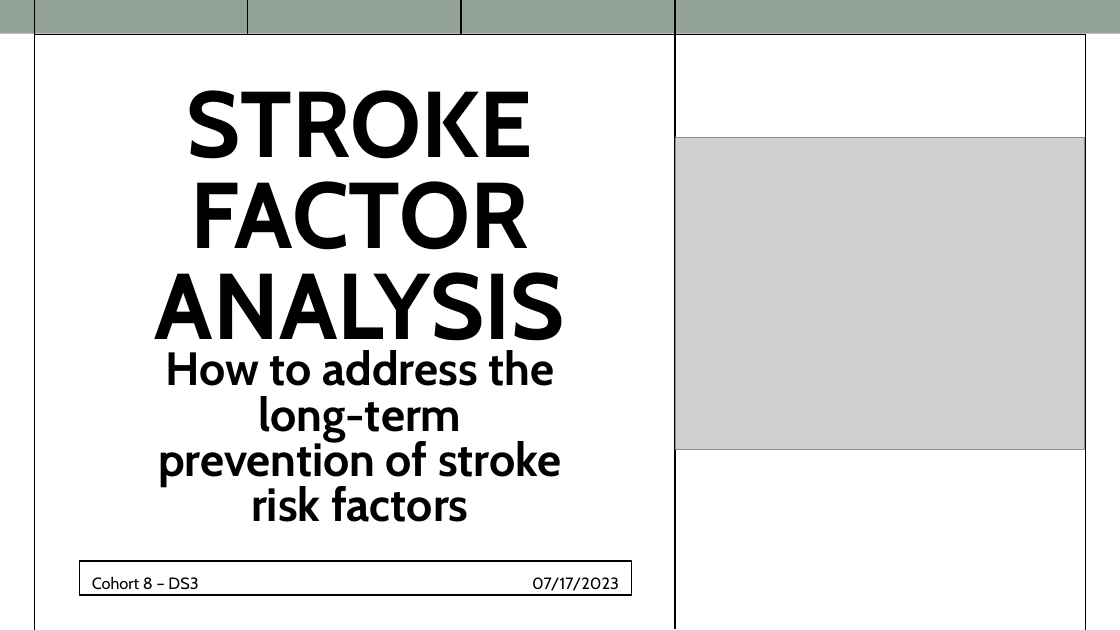
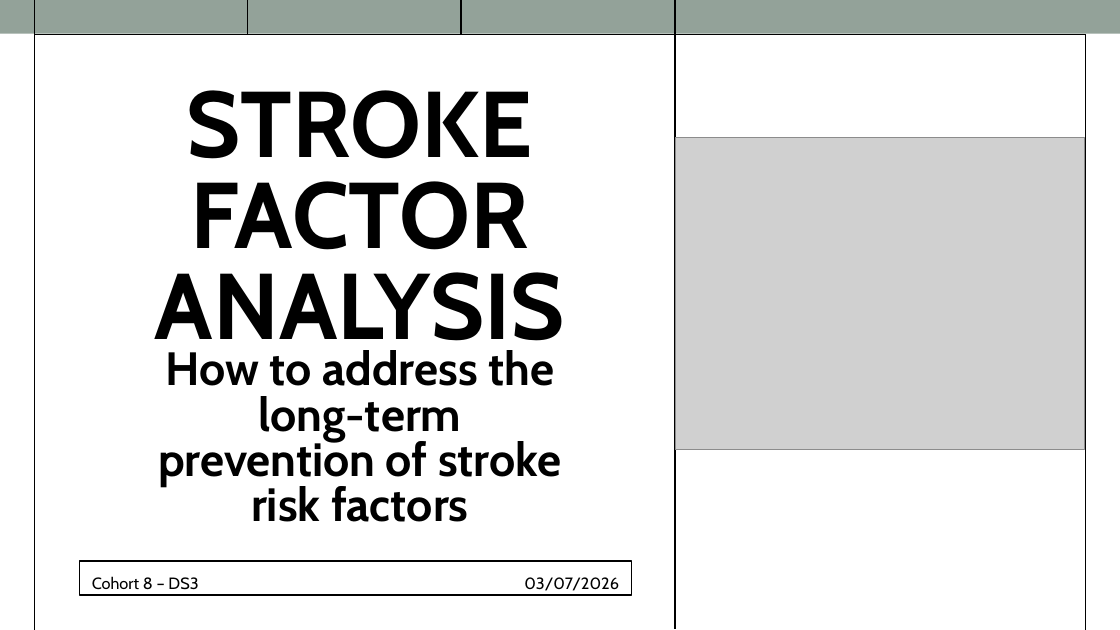
Before and after one commit to adnt01/stroke_factors_analysis, a slide deck: slide 1 of report_and_presentation/Cohort8_DS3_Presentation.pptx. Drawn at 1120x630 pixels with LibreOffice and Linux fonts; fonts in the diff are those of the drawing; grey boxes stand for pictures. Boxes give left, top, right and bottom in pixels: in the first picture for what was removed or moved away, otherwise in the second. Text is boxed around its words. In the diff, an @@ line names an element or a change of style, - is before the commit and + after.

Commit message:
Fix data, add text to correlation

```diff
--- a/report_and_presentation/Cohort8_DS3_Presentation.pptx
+++ b/report_and_presentation/Cohort8_DS3_Presentation.pptx
@@ text at bbox=[524, 577, 619, 591]: text changed @@
-07/17/2023
+03/07/2026
```
Also in this commit, not shown: 1 other slide changed.
